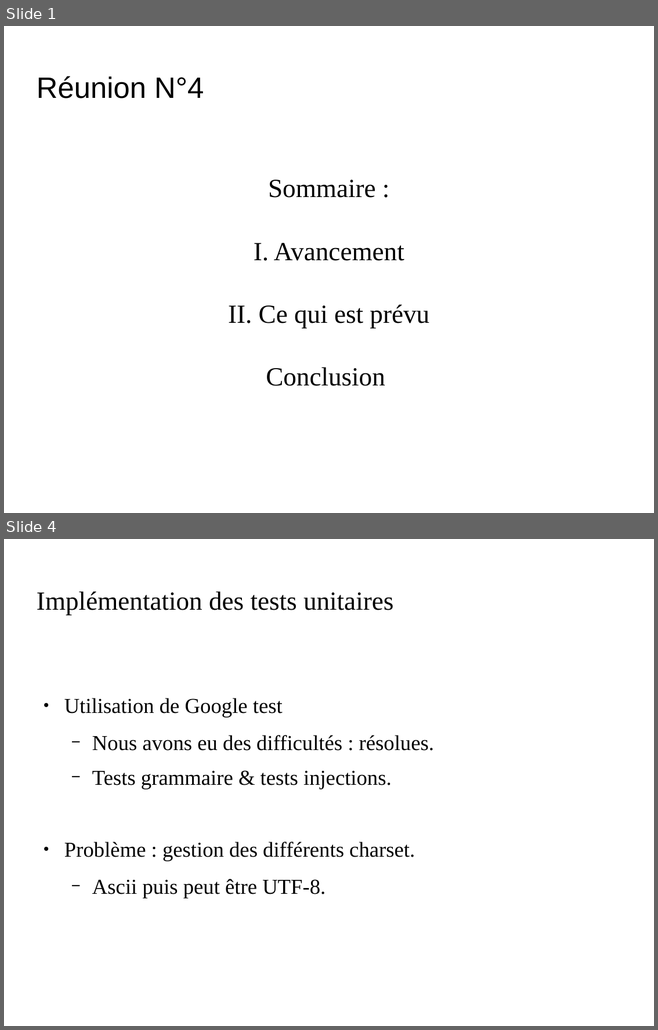
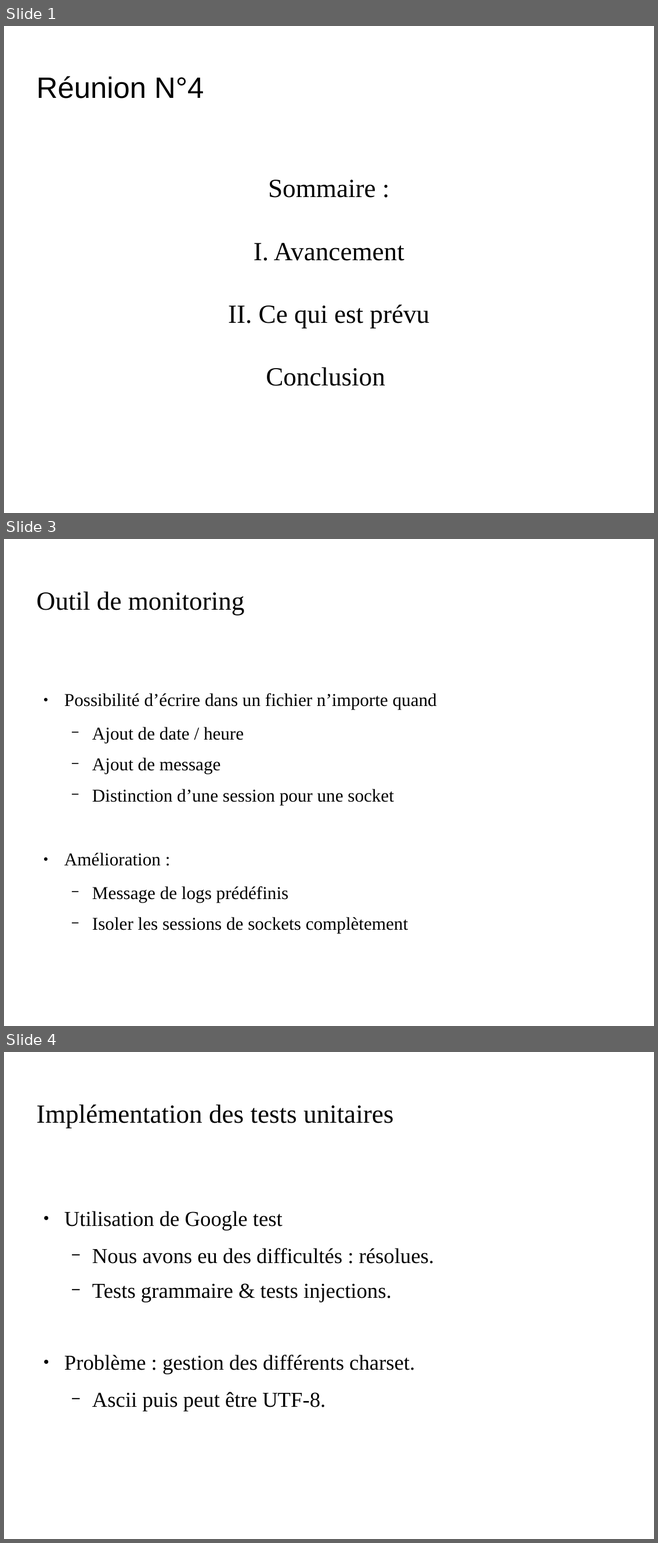
Before and after one commit to Kertek/projet_dbf, a slide deck: gestion_de_projet/Reunions/Presentation_4_20042017_CASSIOPEE_DBF.odp. Shown one above the other, each under a label of ours: slides 1 and 4 before the commit, slides 1, 3 and 4 after it; the slides between them are not shown. The pictures are 658x1030 and 658x1543 pixels, drawn with LibreOffice and Linux fonts; fonts in the diff are those of the drawing; background and template pictures are left out. Boxes give left, top, right and bottom in pixels: in the first picture for what was removed or moved away, otherwise in the second. Text is boxed around its words. In the diff, an @@ line names an element or a change of style, - is before the commit and + after.

```diff
--- a/gestion_de_projet/Reunions/Presentation_4_20042017_CASSIOPEE_DBF.odp
+++ b/gestion_de_projet/Reunions/Presentation_4_20042017_CASSIOPEE_DBF.odp
@@ slide 3 added at [4, 539, 654, 1026], background picture (left out) @@
@@ title added at [36, 591, 245, 615], 32 pt, text #000000 @@
+Outil de monitoring
@@ text added at [64, 693, 437, 934], 22.1 pt, text #000000 @@
+● Possibilité d’écrire dans un fichier n’importe quand
+  − Ajout de date / heure
+  − Ajout de message
+  − Distinction d’une session pour une socket
+● Amélioration :
+  − Message de logs prédéfinis
+  − Isoler les sessions de sockets complètement
```
Also in this commit, not shown: 2 slides changed, 1 slide removed.
